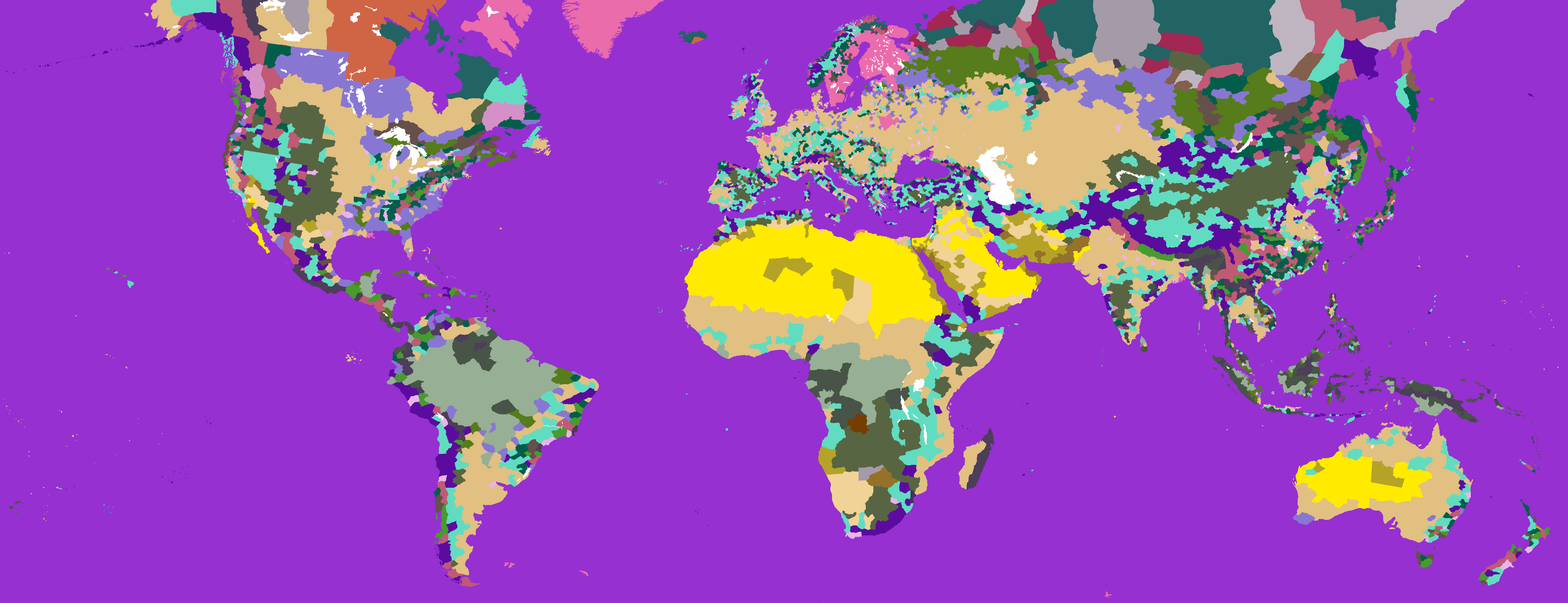
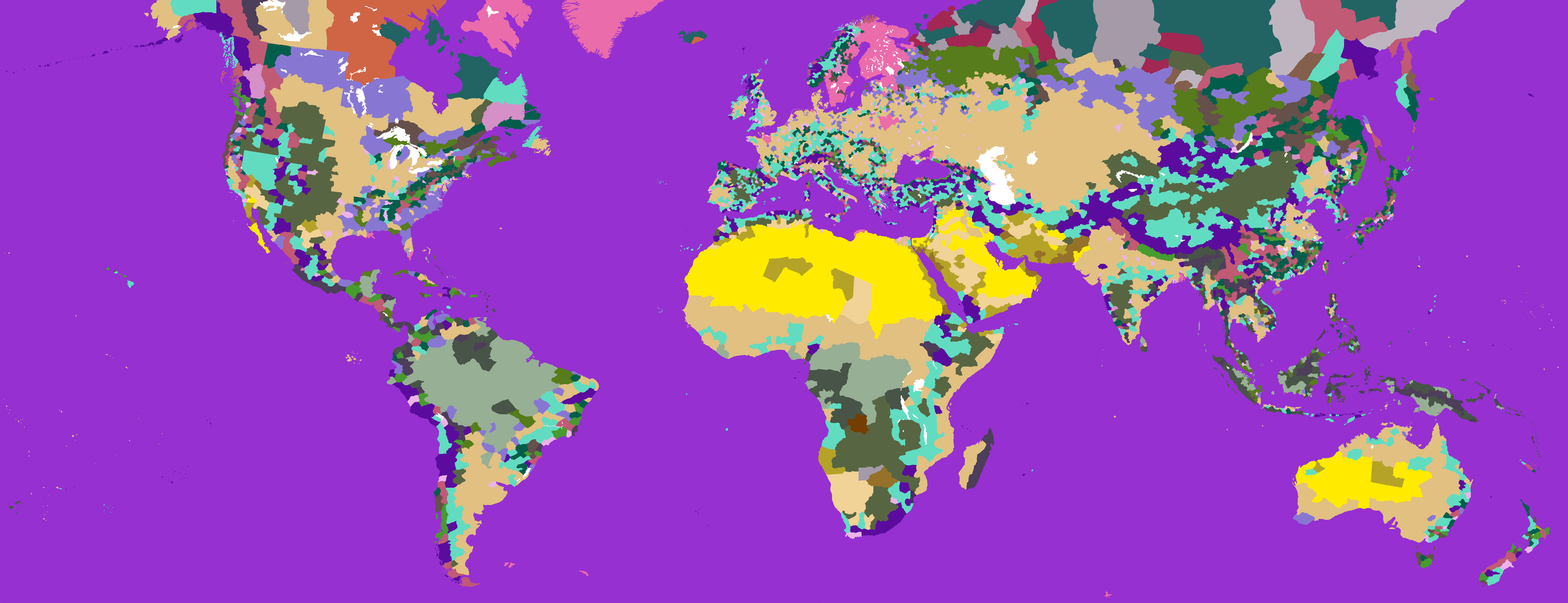
Two versions of the same layered image (1568px x 603px). Layer-by-layer changes:
painted on "terrain — flat colormap kopia.bmp" over <box>857,16,888,90</box>
